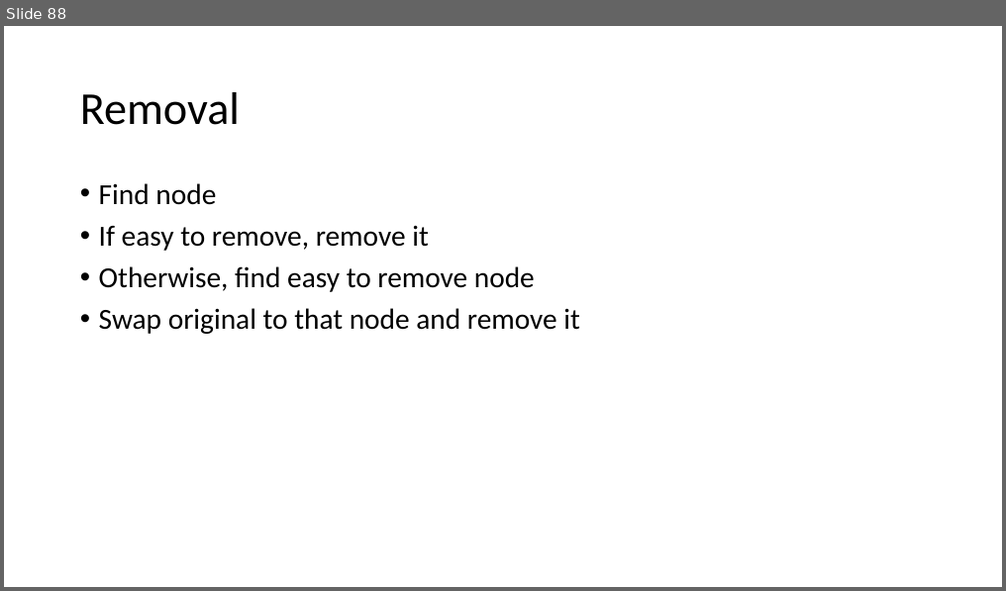
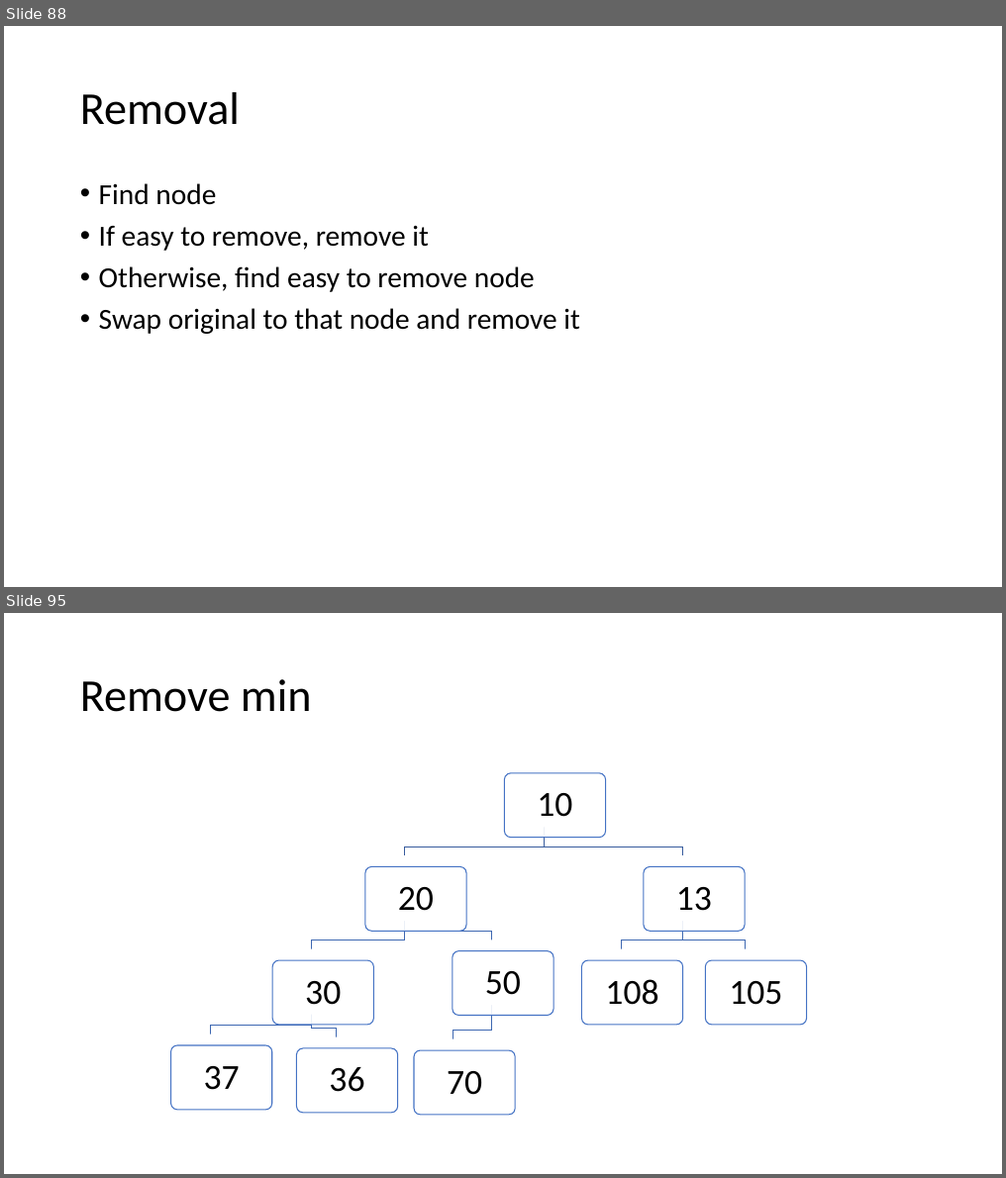
Before and after one commit to skalakm/232, a slide deck: notes.pptx. Shown one above the other, each under a label of ours: slide 88 before the commit, slides 88 and 95 after it; the slides between them are not shown. The pictures are 1006x591 and 1006x1178 pixels, drawn with LibreOffice and Linux fonts; fonts in the diff are those of the drawing. Boxes give left, top, right and bottom in pixels: in the first picture for what was removed or moved away, otherwise in the second. Text is boxed around its words. In the diff, an @@ line names an element or a change of style, - is before the commit and + after.

```diff
--- a/notes.pptx
+++ b/notes.pptx
@@ slide 95 added at box(4, 613, 1002, 1174), background #FFFFFF @@
@@ title added at box(80, 679, 312, 712), 44 pt, text #000000 @@
+Remove min
@@ group added at box(159, 762, 807, 1115): 20 rounded rectangles, 10 texts, 9 freeform shapes @@
+10
+20
+30
+37
+36
+50
+70
+13
+108
+105
```
Also in this commit, not shown: 6 other slides added, 1 slide removed.
